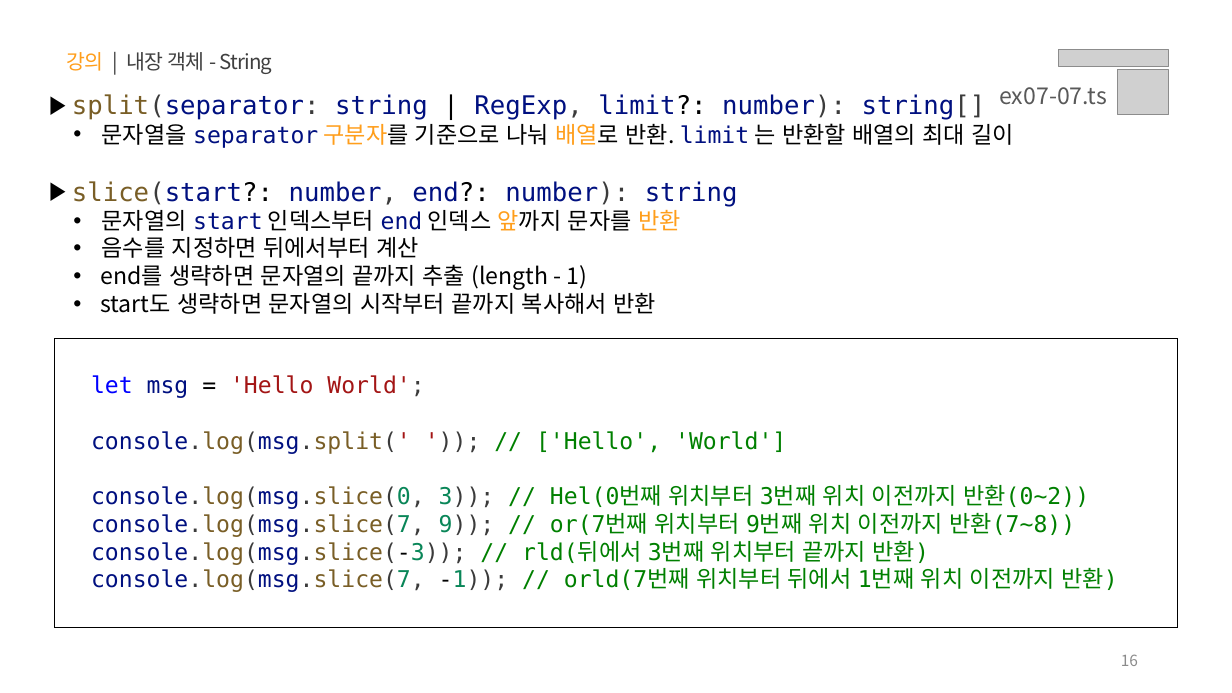
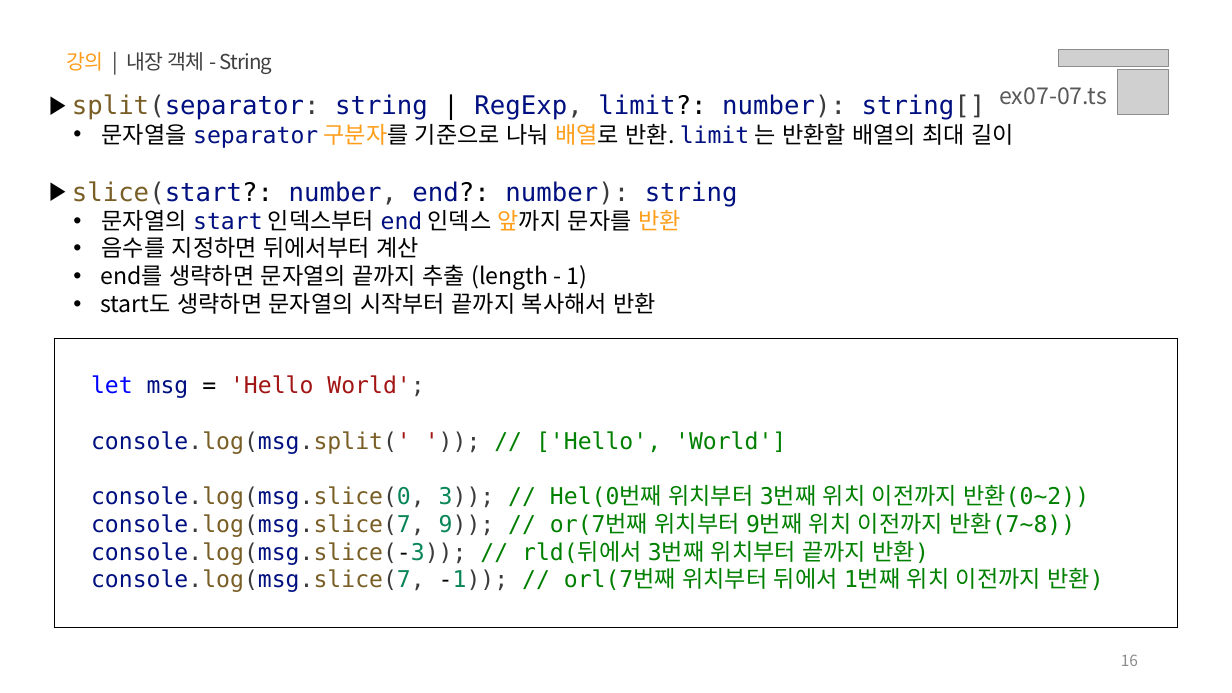
Before and after one commit to yebin-jeong/learn-js, a slide deck: slide 16 of PPT/07.자바스크립트 - 내장 함수.pptx. Drawn at 1232x693 pixels with LibreOffice and Linux fonts; fonts in the diff are those of the drawing; grey boxes stand for pictures. Boxes give left, top, right and bottom in pixels: in the first picture for what was removed or moved away, otherwise in the second. Text is boxed around its words. In the diff, an @@ line names an element or a change of style, - is before the commit and + after.

```diff
--- a/PPT/07.자바스크립트 - 내장 함수.pptx
+++ b/PPT/07.자바스크립트 - 내장 함수.pptx
@@ text in rectangle at [91,567,1103,592]: text changed @@
-console.log(msg.slice(7, -1)); // orld(7번째 위치부터 뒤에서 1번째 위치 이전까지 반환)
+console.log(msg.slice(7, -1)); // orl(7번째 위치부터 뒤에서 1번째 위치 이전까지 반환)
```
